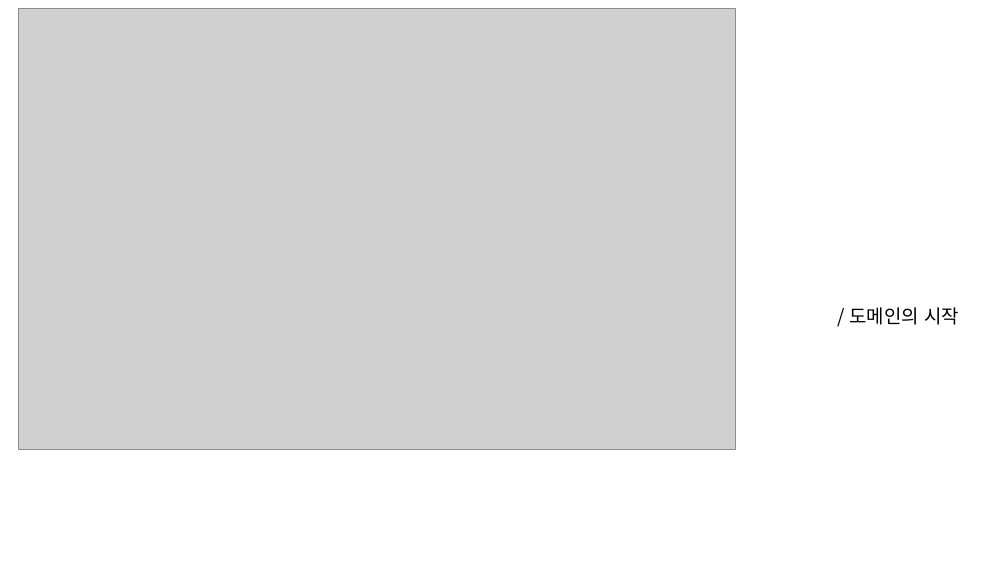
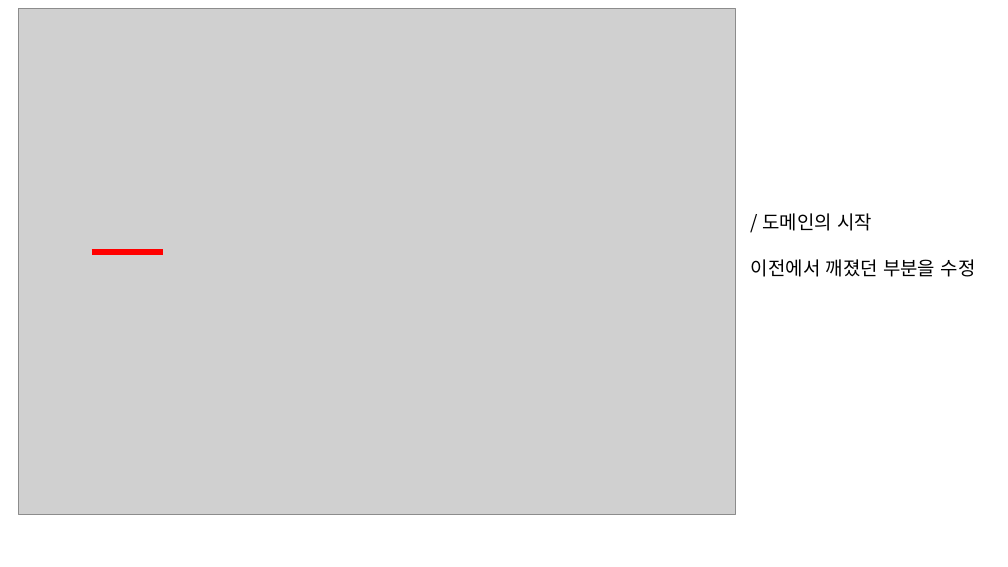
Before and after one commit to InseopEom/PHP2_201640125, a slide deck: slide 17 of 20190904_PHP2주차.pptx (slide 16 before the commit). Drawn at 1008x567 pixels with LibreOffice and Linux fonts; fonts in the diff are those of the drawing; grey boxes stand for pictures. Boxes give left, top, right and bottom in pixels: in the first picture for what was removed or moved away, otherwise in the second. Text is boxed around its words. In the diff, an @@ line names an element or a change of style, - is before the commit and + after.

```diff
--- a/20190904_PHP2주차.pptx
+++ b/20190904_PHP2주차.pptx
@@ picture: place and size @@
-picture at (19,9,736,450)
+picture at (19,9,736,515)
@@ text "/ 도메인의 시작": place and size @@
-text "/ 도메인의 시작" at (849,307,959,325)
+text "/ 도메인의 시작" at (751,213,976,277)
@@ line added from (91, 252) to (163, 252), #FF0000 6 pt @@
@@ text at (751,259,976,277): paragraph added @@
+이전에서 깨졌던 부분을 수정
```
Also in this commit, not shown: 8 other slides changed, 9 slides added, 9 slides removed, 1 other file.
